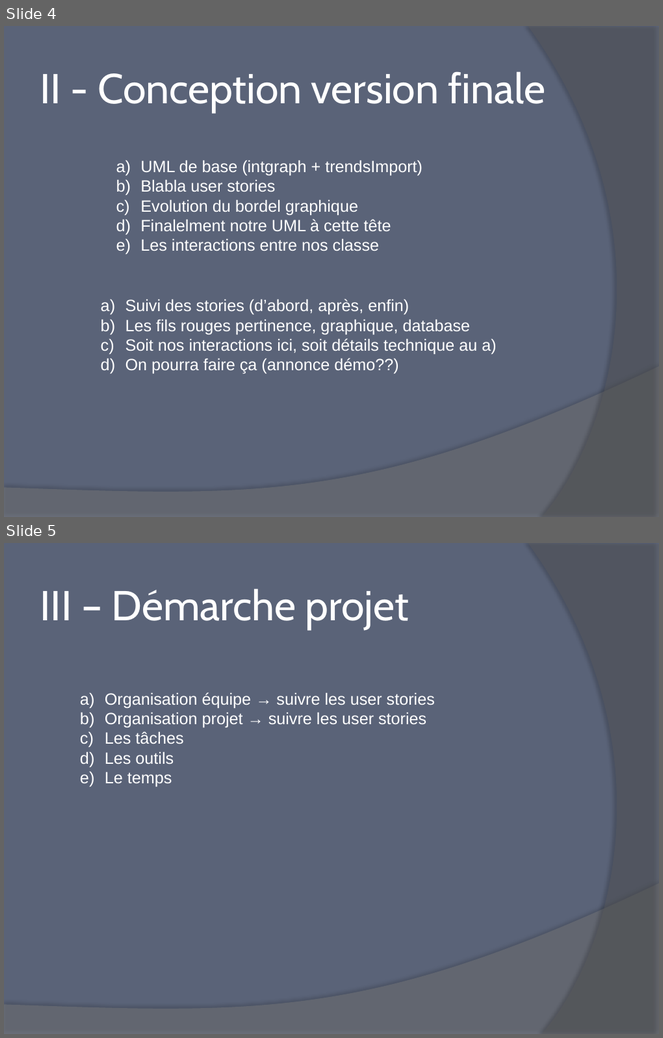
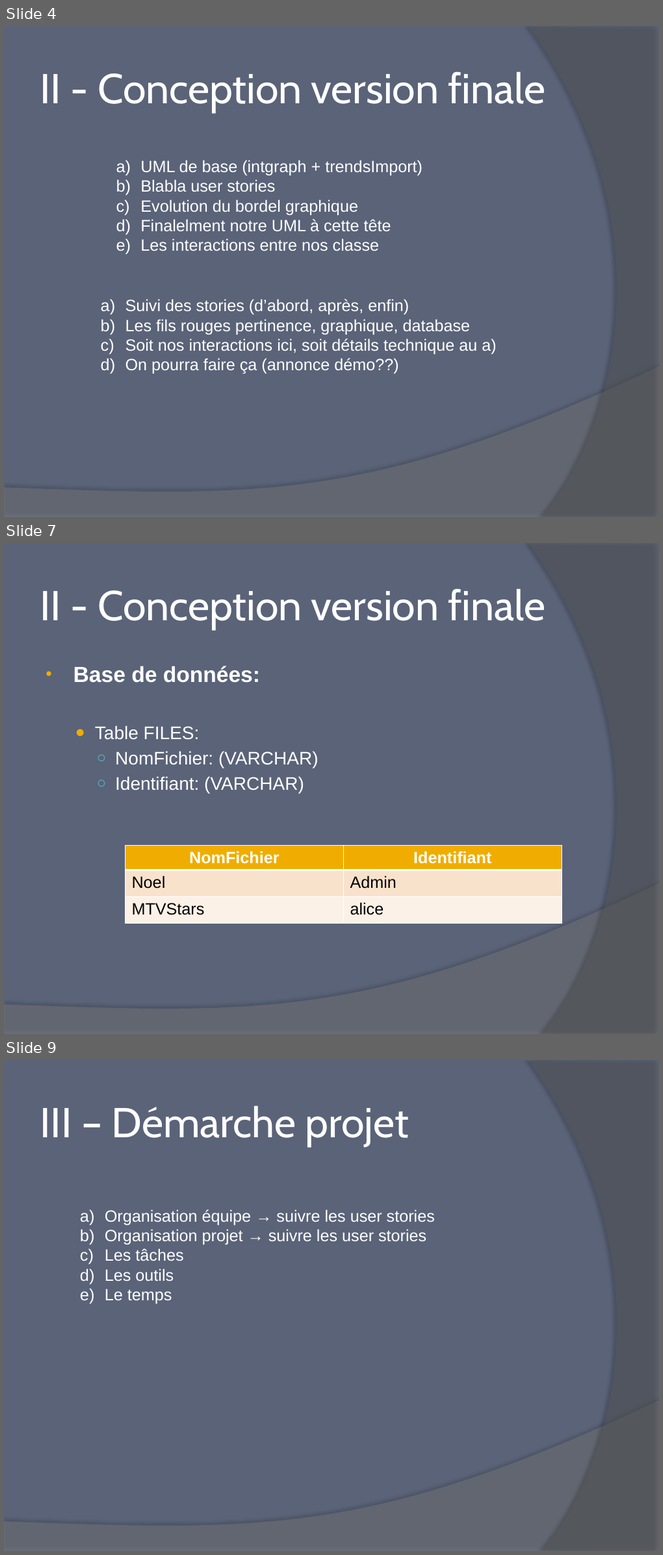
Before and after one commit to Firnen14/diapoTwittrend, a slide deck: Java_Slides.pptx. Shown one above the other, each under a label of ours: slides 4 and 5 before the commit, slides 4, 7 and 9 after it; the slides between them are not shown. The pictures are 663x1038 and 663x1555 pixels, drawn with LibreOffice and Linux fonts; fonts in the diff are those of the drawing. Boxes give left, top, right and bottom in pixels: in the first picture for what was removed or moved away, otherwise in the second. Text is boxed around its words. In the diff, an @@ line names an element or a change of style, - is before the commit and + after.

```diff
--- a/Java_Slides.pptx
+++ b/Java_Slides.pptx
@@ slide 7 added at bbox=[4, 543, 659, 1034], background #5A6378; not listed: 2 template elements that a slide beside it also shows @@
@@ title added at bbox=[40, 589, 546, 629], 46 pt, text #FFFFFF @@
+II - Conception version finale
@@ text added at bbox=[74, 666, 319, 793], 20 pt, text #FFFFFF @@
+• Base de données:
+  ● Table FILES:
+    ○ NomFichier: (VARCHAR)
+    ○ Identifiant: (VARCHAR)
@@ table added at bbox=[125, 846, 562, 925], 3 rows, 2 columns @@
+NomFichier | Identifiant
+Noel | Admin
+MTVStars | alice
@@ what was slide 5 is now slide 9 @@
```
Also in this commit, not shown: 3 other slides added.
